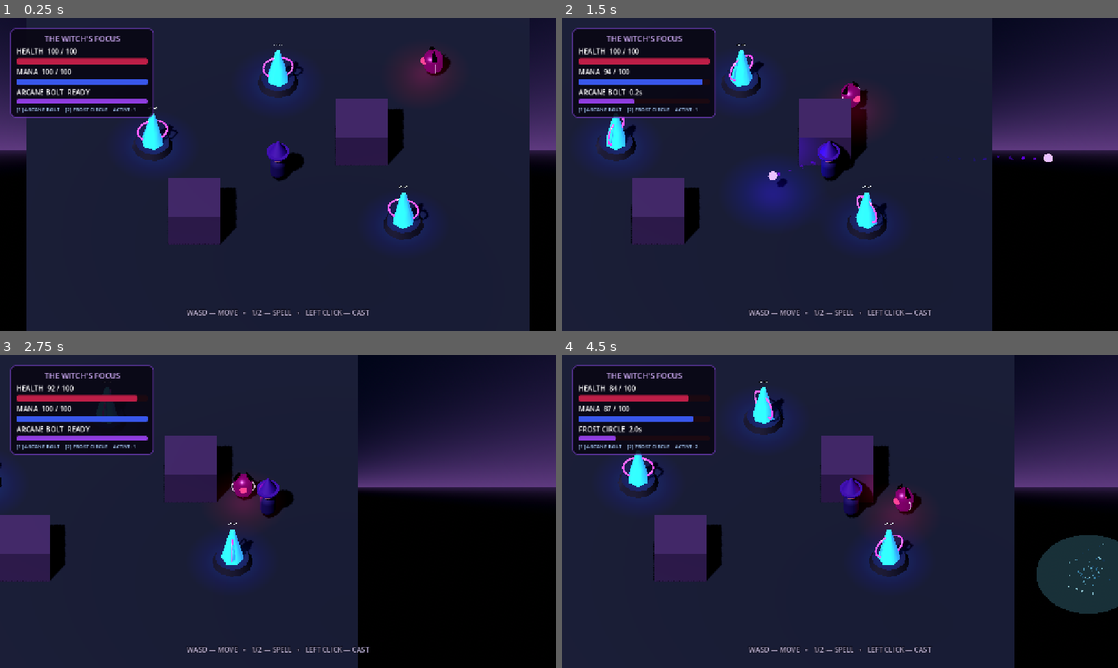
Above: before the commit, frames 1-4 (two rows, left to right).
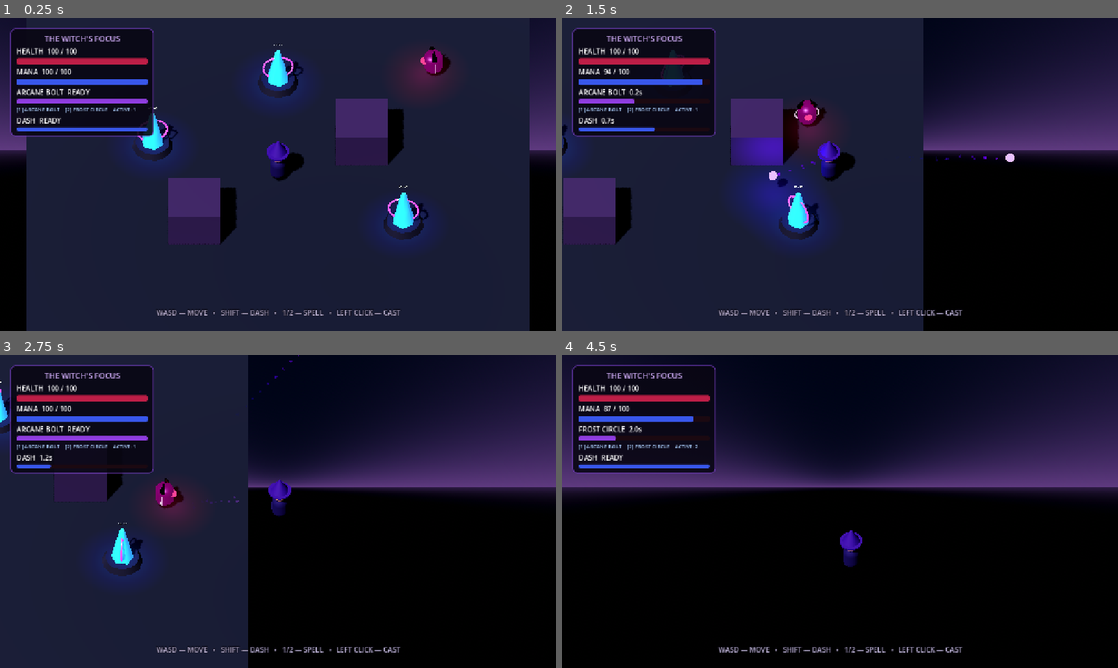
Above: after the commit, the same moments.

Repository: bludur/game
Game: Godot game, scene res://scenes/main/main.tscn
The game is run twice, just before and just after one commit, with the same random seed, the same clock (stepped at 60 frames per second) and the same inputs.
Inputs (mouse positions are in pixels of both pictures, inside the frame that each line leads up to):
- Up to frame 1 (0.25 s): no input
- Up to frame 2 (1.5 s): tap Enter at 0.5 s; move the mouse to (962, 158) at 0.52 s; hold D (move_right) 0.53-1.25 s; hold Shift (dash) 0.53-1.25 s; click (962, 158) at 0.67 s; drag from (728, 190) to (812, 237) at 1.27 s
- Up to frame 3 (2.75 s): move the mouse to (333, 442) at 2.02 s; press the mouse at (333, 442) at 2.03 s; hold D (move_right) from 2.03 s (still down); tap Shift (dash) at 2.3 s
- Up to frame 4 (4.5 s): release D (move_right) at 2.75 s; release the mouse at (895, 442) at 2.75 s; drag from (812, 574) to (673, 464) at 2.77 s; move the mouse to (1006, 558) at 3.52 s; hold A (move_left) 3.53-4.25 s; hold Shift (dash) 3.53-4.25 s; tap 2 (spell_slot_2) at 3.6 s; click (1006, 558) at 3.67 s; drag from (673, 464) to (756, 433) at 4.27 s

The runs differ from the first frame. In frame 1, 1.9% of the frame differs, in the area x 1-72%, y 30-96%; in frame 2, 22%; in frame 3, 25%; in frame 4, 66%, in the area x 0-100%, y 0-100%.

Commit message:
feat: add collision-safe mage dash

Diff:
--- a/scenes/characters/player/player.tscn
+++ b/scenes/characters/player/player.tscn
@@ -8,6 +8,7 @@
 [ext_resource type="PackedScene" path="res://scenes/components/hurtbox_component.tscn" id="6_hurtbox"]
 [ext_resource type="PackedScene" path="res://scenes/components/sfx_pool_3d.tscn" id="7_sfx"]
 [ext_resource type="PackedScene" path="res://scenes/components/spell_loadout.tscn" id="8_loadout"]
+[ext_resource type="PackedScene" path="res://scenes/components/dash_component.tscn" id="9_dash"]
 
 [sub_resource type="CapsuleShape3D" id="CapsuleShape_player"]
 radius = 0.42
@@ -47,6 +48,40 @@
 bottom_radius = 0.43
 height = 0.78
 
+[sub_resource type="Gradient" id="Gradient_dash"]
+offsets = PackedFloat32Array(0, 1)
+colors = PackedColorArray(0.72, 0.4, 1, 0.75, 0.18, 0.05, 0.5, 0)
+
+[sub_resource type="GradientTexture1D" id="GradientTexture_dash"]
+gradient = SubResource("Gradient_dash")
+
+[sub_resource type="ParticleProcessMaterial" id="ParticleProcessMaterial_dash"]
+emission_shape = 1
+emission_sphere_radius = 0.38
+gravity = Vector3(0, 0.45, 0)
+initial_velocity_min = 0.15
+initial_velocity_max = 0.8
+damping_min = 1.0
+damping_max = 2.5
+scale_min = 0.45
+scale_max = 1.2
+color_ramp = SubResource("GradientTexture_dash")
+
+[sub_resource type="StandardMaterial3D" id="Material_dash"]
+transparency = 1
+shading_mode = 0
+vertex_color_use_as_albedo = true
+emission_enabled = true
+emission = Color(0.5, 0.16, 1, 1)
+emission_energy_multiplier = 2.5
+
+[sub_resource type="SphereMesh" id="SphereMesh_dash"]
+material = SubResource("Material_dash")
+radius = 0.075
+height = 0.15
+radial_segments = 6
+rings = 3
+
 [node name="Player" type="CharacterBody3D" groups=["player"]]
 collision_layer = 2
 collision_mask = 1
@@ -69,6 +104,8 @@
 [node name="SpellCaster" parent="." instance=ExtResource("5_caster")]
 
 [node name="SpellLoadout" parent="." instance=ExtResource("8_loadout")]
+
+[node name="DashComponent" parent="." instance=ExtResource("9_dash")]
 
 [node name="SfxPool3D" parent="." instance=ExtResource("7_sfx")]
 position = Vector3(0, 1, 0)
@@ -98,5 +135,15 @@
 position = Vector3(0, 2.22, 0)
 mesh = SubResource("CylinderMesh_crown")
 
+[node name="DashTrail" type="GPUParticles3D" parent="."]
+position = Vector3(0, 0.85, 0)
+emitting = false
+amount = 28
+lifetime = 0.4
+fixed_fps = 30
+local_coords = false
+process_material = SubResource("ParticleProcessMaterial_dash")
+draw_pass_1 = SubResource("SphereMesh_dash")
+
 [node name="RespawnTimer" type="Timer" parent="."]
 one_shot = true
--- /dev/null
+++ b/scenes/components/dash_component.tscn
@@ -0,0 +1,12 @@
+[gd_scene load_steps=2 format=3]
+
+[ext_resource type="Script" path="res://scripts/components/dash_component.gd" id="1_dash"]
+
+[node name="DashComponent" type="Node"]
+script = ExtResource("1_dash")
+
+[node name="DurationTimer" type="Timer" parent="."]
+one_shot = true
+
+[node name="CooldownTimer" type="Timer" parent="."]
+one_shot = true
--- a/scenes/ui/mage_hud.tscn
+++ b/scenes/ui/mage_hud.tscn
@@ -64,7 +64,7 @@
 offset_left = 24.0
 offset_top = 24.0
 offset_right = 354.0
-offset_bottom = 228.0
+offset_bottom = 272.0
 mouse_filter = 2
 theme_override_styles/panel = SubResource("StyleBox_panel")
 
@@ -138,6 +138,22 @@
 theme_override_colors/font_color = Color(0.68, 0.82, 1, 1)
 theme_override_font_sizes/font_size = 12
 
+[node name="DashLabel" type="Label" parent="Root/StatusPanel/Content"]
+unique_name_in_owner = true
+layout_mode = 2
+mouse_filter = 2
+text = "DASH  READY"
+
+[node name="DashBar" type="ProgressBar" parent="Root/StatusPanel/Content"]
+unique_name_in_owner = true
+custom_minimum_size = Vector2(300, 8)
+layout_mode = 2
+mouse_filter = 2
+theme_override_styles/background = SubResource("StyleBox_health_bg")
+theme_override_styles/fill = SubResource("StyleBox_mana_fill")
+show_percentage = false
+step = 0.0
+
 [node name="Instructions" type="Label" parent="Root"]
 layout_mode = 0
 anchors_preset = 7
@@ -152,7 +168,7 @@
 grow_horizontal = 2
 grow_vertical = 0
 mouse_filter = 2
-text = "WASD — MOVE   •   1/2 — SPELL   •   LEFT CLICK — CAST"
+text = "WASD — MOVE   •   SHIFT — DASH   •   1/2 — SPELL   •   LEFT CLICK — CAST"
 horizontal_alignment = 1
 theme_override_colors/font_color = Color(0.82, 0.78, 0.92, 0.88)
 theme_override_colors/font_outline_color = Color(0.03, 0.02, 0.06, 0.9)
--- a/scripts/audio/synthetic_audio.gd
+++ b/scripts/audio/synthetic_audio.gd
@@ -55,6 +55,10 @@
 
 static func create_enemy_attack() -> AudioStreamWAV:
 	return _create_chirp(110.0, 420.0, 0.16, 0.25)
+
+
+static func create_dash() -> AudioStreamWAV:
+	return _create_chirp(260.0, 1180.0, 0.18, 0.22)
 
 
 static func create_ambience() -> AudioStreamWAV:
--- a/scripts/characters/player.gd
+++ b/scripts/characters/player.gd
@@ -12,6 +12,7 @@
 var _cast_sound: AudioStreamWAV
 var _hurt_sound: AudioStreamWAV
 var _death_sound: AudioStreamWAV
+var _dash_sound: AudioStreamWAV
 
 @onready var _controller: PlayerController = get_node("PlayerController") as PlayerController
 @onready var _health: HealthComponent = get_node("HealthComponent") as HealthComponent
@@ -19,16 +20,18 @@
 @onready var _hurtbox: HurtboxComponent = get_node("HurtboxComponent") as HurtboxComponent
 @onready var _spell_caster: SpellCaster = get_node("SpellCaster") as SpellCaster
 @onready var _spell_loadout: SpellLoadout = get_node("SpellLoadout") as SpellLoadout
+@onready var _dash: DashComponent = get_node("DashComponent") as DashComponent
 @onready var _cast_origin: Marker3D = get_node("CastOrigin") as Marker3D
 @onready var _visuals: Node3D = get_node("Visuals") as Node3D
 @onready var _respawn_timer: Timer = get_node("RespawnTimer") as Timer
 @onready var _sfx_pool: SfxPool3D = get_node("SfxPool3D") as SfxPool3D
+@onready var _dash_trail: GPUParticles3D = get_node("DashTrail") as GPUParticles3D
 
 
 func _ready() -> void:
 	_spawn_transform = global_transform
 	_original_collision_layer = collision_layer
-	_controller.bind(self, _visuals)
+	_controller.bind(self, _visuals, _dash)
 	_hurtbox.bind_health(_health)
 	var spawn_parent: Node = get_tree().current_scene
 	if not is_instance_valid(spawn_parent):
@@ -38,9 +41,12 @@
 	_cast_sound = SyntheticAudio.create_spell_cast()
 	_hurt_sound = SyntheticAudio.create_hurt()
 	_death_sound = SyntheticAudio.create_death()
+	_dash_sound = SyntheticAudio.create_dash()
 	_health.damaged.connect(_on_damaged)
 	_health.died.connect(_on_died)
 	_spell_caster.spell_cast.connect(_on_spell_cast)
+	_dash.dash_started.connect(_on_dash_started)
+	_dash.dash_finished.connect(_on_dash_finished)
 	_respawn_timer.timeout.connect(_on_respawn_timeout)
 
 
@@ -64,6 +70,14 @@
 	return _spell_loadout
 
 
+func get_dash_component() -> DashComponent:
+	return _dash
+
+
+func request_dash(direction: Vector3 = Vector3.ZERO) -> bool:
+	return _controller.request_dash(direction)
+
+
 func _on_spell_cast(_spell: SpellData) -> void:
 	_sfx_pool.play_sfx(_cast_sound, -2.0)
 
@@ -79,11 +93,23 @@
 	_hit_tween.tween_property(_visuals, "scale", Vector3.ONE, 0.16)
 
 
+func _on_dash_started(_direction: Vector3) -> void:
+	_hurtbox.grant_invulnerability(_dash.dash_duration + 0.05)
+	_dash_trail.restart()
+	_dash_trail.emitting = true
+	_sfx_pool.play_sfx(_dash_sound, -2.0)
+
+
+func _on_dash_finished() -> void:
+	_dash_trail.emitting = false
+
+
 func _on_died() -> void:
 	_sfx_pool.play_sfx(_death_sound, -1.0)
 	_controller.set_enabled(false)
 	_spell_caster.set_enabled(false)
 	_spell_loadout.set_enabled(false)
+	_dash.set_enabled(false)
 	velocity = Vector3.ZERO
 	_visuals.visible = false
 	collision_layer = 0
@@ -106,4 +132,5 @@
 	_controller.set_enabled(true)
 	_spell_caster.set_enabled(true)
 	_spell_loadout.set_enabled(true)
+	_dash.set_enabled(true)
 	respawned.emit()
--- a/scripts/characters/player_controller.gd
+++ b/scripts/characters/player_controller.gd
@@ -1,5 +1,13 @@
 class_name PlayerController
 extends Node
+
+signal movement_state_changed(state_name: StringName)
+
+enum State {
+	MOVE,
+	DASH,
+	DISABLED,
+}
 
 @export_group("Movement")
 @export_range(1.0, 20.0, 0.1) var move_speed: float = 6.0
@@ -10,16 +18,25 @@
 var _gravity: float = float(ProjectSettings.get_setting("physics/3d/default_gravity", 18.0))
 var _body: CharacterBody3D
 var _visuals: Node3D
+var _dash: DashComponent
 var _enabled: bool = true
+var _state: State = State.MOVE
+var _last_move_direction: Vector3 = Vector3.FORWARD
 
 
 func _ready() -> void:
 	set_physics_process(false)
 
 
-func bind(body: CharacterBody3D, visuals: Node3D) -> void:
+func bind(body: CharacterBody3D, visuals: Node3D, dash: DashComponent = null) -> void:
 	_body = body
 	_visuals = visuals
+	_dash = dash
+	if is_instance_valid(_dash) and not _dash.dash_requested.is_connected(_on_dash_requested):
+		_dash.dash_requested.connect(_on_dash_requested)
+		_dash.dash_started.connect(_on_dash_started)
+		_dash.dash_finished.connect(_on_dash_finished)
+	_transition_to(State.MOVE)
 	set_physics_process(_enabled)
 
 
@@ -28,10 +45,19 @@
 	set_physics_process(enabled and is_instance_valid(_body))
 	if not enabled and is_instance_valid(_body):
 		_body.velocity = Vector3.ZERO
+	_transition_to(State.MOVE if enabled else State.DISABLED)
 
 
 func _physics_process(delta: float) -> void:
 	if not is_instance_valid(_body) or not is_instance_valid(_visuals):
+		return
+
+	if _state == State.DASH and is_instance_valid(_dash) and _dash.is_dashing:
+		_apply_gravity(delta)
+		_body.velocity.x = _dash.dash_direction.x * _dash.dash_speed
+		_body.velocity.z = _dash.dash_direction.z * _dash.dash_speed
+		_body.move_and_slide()
+		_rotate_visuals(_dash.dash_direction, delta)
 		return
 
 	var input_vector: Vector2 = Input.get_vector(
@@ -41,6 +67,8 @@
 		&"move_backward"
 	)
 	var move_direction: Vector3 = _camera_relative_direction(input_vector)
+	if move_direction != Vector3.ZERO:
+		_last_move_direction = move_direction
 	var horizontal_velocity: Vector3 = Vector3(_body.velocity.x, 0.0, _body.velocity.z)
 	var target_velocity: Vector3 = move_direction * move_speed
 	var change_rate: float = acceleration if move_direction != Vector3.ZERO else deceleration
@@ -49,14 +77,64 @@
 	_body.velocity.x = horizontal_velocity.x
 	_body.velocity.z = horizontal_velocity.z
 
+	_apply_gravity(delta)
+
+	_body.move_and_slide()
+	_rotate_visuals(move_direction, delta)
+
+
+func request_dash(direction: Vector3 = Vector3.ZERO) -> bool:
+	if not _enabled or not is_instance_valid(_dash):
+		return false
+	var requested_direction: Vector3 = direction
+	if requested_direction.length_squared() <= 0.001:
+		var input_vector: Vector2 = Input.get_vector(
+			&"move_left", &"move_right", &"move_forward", &"move_backward"
+		)
+		requested_direction = _camera_relative_direction(input_vector)
+	if requested_direction.length_squared() <= 0.001:
+		requested_direction = _last_move_direction
+	return _dash.try_begin(requested_direction)
+
+
+func get_state_name() -> StringName:
+	match _state:
+		State.MOVE:
+			return &"move"
+		State.DASH:
+			return &"dash"
+		State.DISABLED:
+			return &"disabled"
+		_:
+			return &"unknown"
+
+
+func _apply_gravity(delta: float) -> void:
 	if _body.is_on_floor():
 		if _body.velocity.y < 0.0:
 			_body.velocity.y = -0.5
 	else:
 		_body.velocity.y -= _gravity * delta
 
-	_body.move_and_slide()
-	_rotate_visuals(move_direction, delta)
+
+func _on_dash_requested() -> void:
+	request_dash()
+
+
+func _on_dash_started(_direction: Vector3) -> void:
+	_transition_to(State.DASH)
+
+
+func _on_dash_finished() -> void:
+	if _enabled:
+		_transition_to(State.MOVE)
+
+
+func _transition_to(next_state: State) -> void:
+	if _state == next_state:
+		return
+	_state = next_state
+	movement_state_changed.emit(get_state_name())
 
 
 func _camera_relative_direction(input_vector: Vector2) -> Vector3:
--- /dev/null
+++ b/scripts/components/dash_component.gd
@@ -0,0 +1,80 @@
+class_name DashComponent
+extends Node
+
+signal dash_requested()
+signal dash_started(direction: Vector3)
+signal dash_finished()
+signal cooldown_changed(remaining: float, total: float)
+
+@export_range(4.0, 30.0, 0.5) var dash_speed: float = 13.0
+@export_range(0.05, 1.0, 0.01) var dash_duration: float = 0.25
+@export_range(0.1, 10.0, 0.1) var cooldown_duration: float = 1.6
+
+var is_dashing: bool = false
+var dash_direction: Vector3 = Vector3.FORWARD
+var _enabled: bool = true
+
+@onready var _duration_timer: Timer = get_node("DurationTimer") as Timer
+@onready var _cooldown_timer: Timer = get_node("CooldownTimer") as Timer
+
+
+func _ready() -> void:
+	_duration_timer.timeout.connect(_on_duration_finished)
+	_cooldown_timer.timeout.connect(_on_cooldown_finished)
+	set_process(false)
+
+
+func _unhandled_input(event: InputEvent) -> void:
+	if _enabled and event.is_action_pressed(&"dash"):
+		dash_requested.emit()
+		get_viewport().set_input_as_handled()
+
+
+func _process(_delta: float) -> void:
+	cooldown_changed.emit(_cooldown_timer.time_left, cooldown_duration)
+
+
+func try_begin(direction: Vector3) -> bool:
+	if not _enabled or is_dashing or not _cooldown_timer.is_stopped():
+		return false
+	direction.y = 0.0
+	if direction.length_squared() <= 0.001:
+		return false
+	dash_direction = direction.normalized()
+	is_dashing = true
+	_duration_timer.start(dash_duration)
+	_cooldown_timer.start(cooldown_duration)
+	set_process(true)
+	dash_started.emit(dash_direction)
+	cooldown_changed.emit(cooldown_duration, cooldown_duration)
+	return true
+
+
+func set_enabled(enabled: bool) -> void:
+	_enabled = enabled
+	set_process_unhandled_input(enabled)
+	if enabled:
+		return
+	if is_dashing:
+		is_dashing = false
+		dash_finished.emit()
+	_duration_timer.stop()
+	_cooldown_timer.stop()
+	set_process(false)
+	cooldown_changed.emit(0.0, cooldown_duration)
+
+
+func get_cooldown_remaining() -> float:
+	return _cooldown_timer.time_left
+
+
+func _on_duration_finished() -> void:
+	if not is_dashing:
+		return
+	is_dashing = false
+	dash_finished.emit()
+
+
+func _on_cooldown_finished() -> void:
+	set_process(false)
+	cooldown_changed.emit(0.0, cooldown_duration)
--- a/scripts/components/hurtbox_component.gd
+++ b/scripts/components/hurtbox_component.gd
@@ -24,6 +24,17 @@
 	return source_faction != &"" and faction == source_faction
 
 
+func grant_invulnerability(duration: float) -> void:
+	if duration <= 0.0:
+		return
+	_invulnerable = true
+	_invulnerability_timer.start(maxf(duration, _invulnerability_timer.time_left))
+
+
+func is_invulnerable() -> bool:
+	return _invulnerable
+
+
 func receive_hit(damage: float) -> bool:
 	if _invulnerable or damage <= 0.0 or not is_instance_valid(health_component):
 		return false
@@ -32,8 +43,7 @@
 
 	hit_received.emit(damage)
 	if invulnerability_seconds > 0.0:
-		_invulnerable = true
-		_invulnerability_timer.start(invulnerability_seconds)
+		grant_invulnerability(invulnerability_seconds)
 	return true
 
 
--- a/scripts/ui/mage_hud.gd
+++ b/scripts/ui/mage_hud.gd
@@ -8,6 +8,7 @@
 var _spell_caster: SpellCaster
 var _spell_loadout: SpellLoadout
 var _active_spell: SpellData
+var _dash: DashComponent
 
 @onready var _health_bar: ProgressBar = get_node("%HealthBar") as ProgressBar
 @onready var _health_label: Label = get_node("%HealthLabel") as Label
@@ -16,6 +17,8 @@
 @onready var _cooldown_bar: ProgressBar = get_node("%CooldownBar") as ProgressBar
 @onready var _spell_label: Label = get_node("%SpellLabel") as Label
 @onready var _slot_label: Label = get_node("%SlotLabel") as Label
+@onready var _dash_label: Label = get_node("%DashLabel") as Label
+@onready var _dash_bar: ProgressBar = get_node("%DashBar") as ProgressBar
 
 
 func _ready() -> void:
@@ -34,15 +37,18 @@
 	_spell_caster = mage.get_spell_caster()
 	_spell_loadout = mage.get_spell_loadout()
 	_active_spell = _spell_loadout.get_active_spell()
+	_dash = mage.get_dash_component()
 
 	_health.health_changed.connect(_on_health_changed)
 	_mana.mana_changed.connect(_on_mana_changed)
 	_spell_caster.cooldown_changed.connect(_on_cooldown_changed)
 	_spell_loadout.active_spell_changed.connect(_on_active_spell_changed)
+	_dash.cooldown_changed.connect(_on_dash_cooldown_changed)
 
 	_on_health_changed(_health.current_health, _health.max_health)
 	_on_mana_changed(_mana.current_mana, _mana.max_mana)
 	_on_active_spell_changed(_active_spell, _spell_loadout.active_slot_index)
+	_on_dash_cooldown_changed(0.0, _dash.cooldown_duration)
 
 
 func _on_health_changed(current: float, maximum: float) -> void:
@@ -71,3 +77,9 @@
 	_active_spell = spell
 	_slot_label.text = "[1] ARCANE BOLT    [2] FROST CIRCLE    ACTIVE: %d" % (slot_index + 1)
 	_on_cooldown_changed(_spell_caster.get_cooldown_remaining(), spell.cooldown_seconds)
+
+
+func _on_dash_cooldown_changed(remaining: float, total: float) -> void:
+	_dash_bar.max_value = total
+	_dash_bar.value = total - remaining
+	_dash_label.text = "DASH  READY" if remaining <= 0.0 else "DASH  %.1fs" % remaining
--- a/tests/qa/project_smoke_test.gd
+++ b/tests/qa/project_smoke_test.gd
@@ -39,8 +39,11 @@
 			var mana: ManaComponent = mage.get_mana_component()
 			var caster: SpellCaster = mage.get_spell_caster()
 			var loadout: SpellLoadout = mage.get_spell_loadout()
+			var dash: DashComponent = mage.get_dash_component()
 			if loadout.get_spell(0) == null or loadout.get_spell(1) == null:
 				failures.append("Player spell loadout does not contain two spells.")
+			if dash == null:
+				failures.append("Player dash component is missing.")
 			var mana_before: float = mana.current_mana
 			if not caster.cast_at(mage.global_position + Vector3(0.0, 0.0, -4.0)):
 				failures.append("Arcane Bolt could not be cast through the public API.")
--- /dev/null
+++ b/tests/unit/test_dash_component.gd
@@ -0,0 +1,37 @@
+extends GutTest
+
+const PLAYER_SCENE: PackedScene = preload("res://scenes/characters/player/player.tscn")
+const MAIN_SCENE: PackedScene = preload("res://scenes/main/main.tscn")
+
+
+func test_dash_moves_player_and_grants_temporary_invulnerability() -> void:
+	var world: Node3D = Node3D.new()
+	add_child_autofree(world)
+	var player: MagePlayer = PLAYER_SCENE.instantiate() as MagePlayer
+	world.add_child(player)
+	var start_x: float = player.global_position.x
+
+	assert_true(player.request_dash(Vector3.RIGHT))
+	assert_true(player.get_hurtbox_component().is_invulnerable())
+	assert_false(player.get_hurtbox_component().receive_hit(10.0))
+
+	for _frame: int in 10:
+		await get_tree().physics_frame
+
+	assert_gt(player.global_position.x, start_x + 1.0)
+	assert_gt(player.get_dash_component().get_cooldown_remaining(), 0.0)
+	assert_false(player.request_dash(Vector3.RIGHT))
+
+
+func test_dash_uses_character_collision_instead_of_crossing_obstacle() -> void:
+	var main: Node = MAIN_SCENE.instantiate()
+	add_child_autofree(main)
+	var player: MagePlayer = get_tree().get_first_node_in_group(&"player") as MagePlayer
+	player.global_position = Vector3(1.8, 0.0, -2.0)
+	player.reset_physics_interpolation()
+	assert_true(player.request_dash(Vector3.RIGHT))
+
+	for _frame: int in 24:
+		await get_tree().physics_frame
+
+	assert_lt(player.global_position.x, 2.5)
Not shown: 1 places in scenes/characters/player/player.tscn that only renumber resources
Not shown, added: scripts/components/dash_component.gd.uid
Not shown, added: tests/unit/test_dash_component.gd.uid
Not shown, changed: README.md
Not shown, changed: docs/plans/vertical_slice.md
